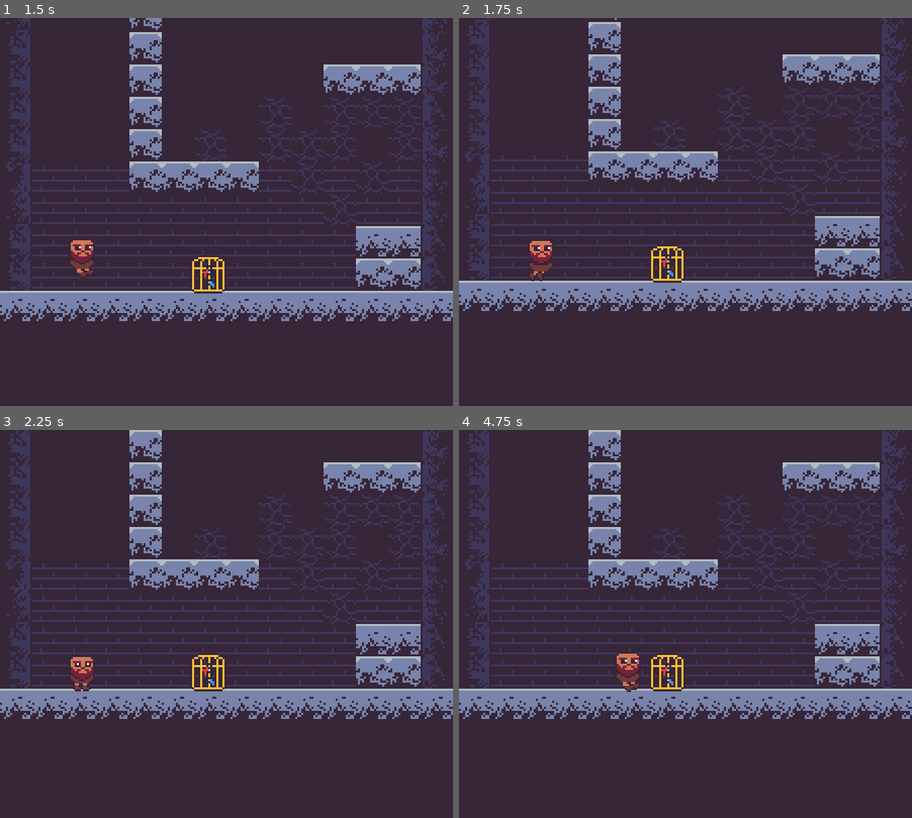
Above: before the commit, frames 1-4 (two rows, left to right).
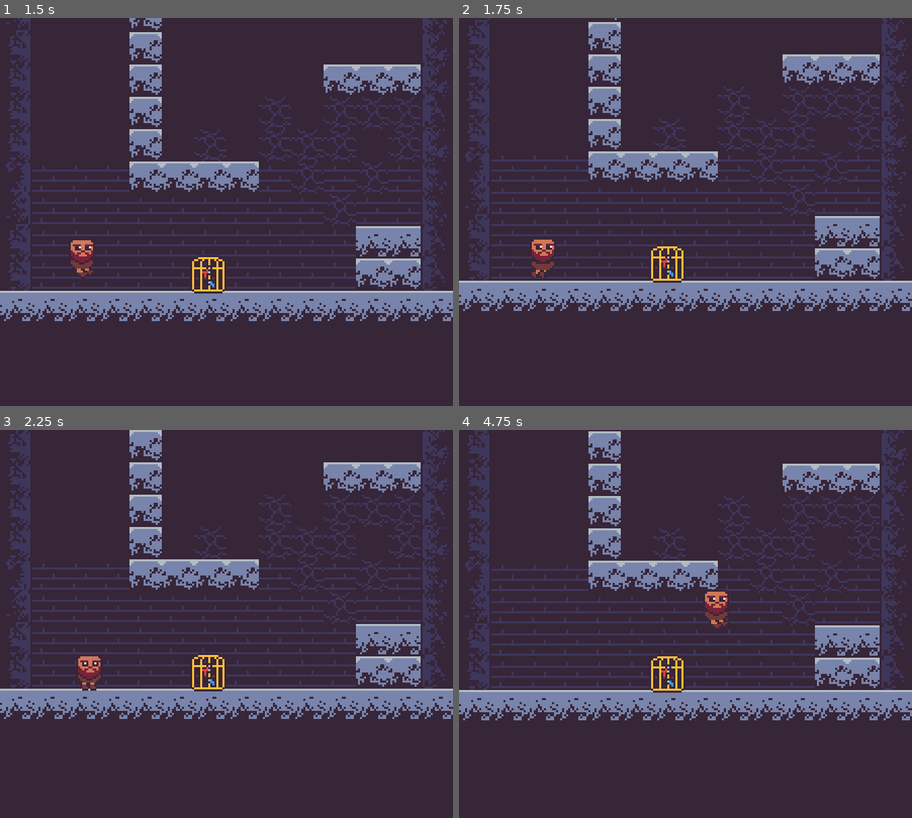
Above: after the commit, the same moments.

Repository: rthurmed/SaveTheCanary
Game: Godot game, scene res://src/Main.tscn
Same seed, same stepped clock (60 frames per second), same inputs: the game is played once before the commit and once after it.
Inputs:
- Up to frame 1 (1.5 s): hold Space (jump) 0.53-1.28 s; tap Space (jump) at 1.35 s
- Up to frame 2 (1.75 s): tap Space (jump) at 1.52 s
- Up to frame 3 (2.25 s): tap Space (jump) at 1.82 s; hold Space (jump) from 2.03 s (still down)
- Up to frame 4 (4.75 s): tap Enter at 2.75 s; release Space (jump) at 2.78 s; tap Space (jump) at 2.85, 3.02, 3.32, 4.35, 4.52 s; hold Space (jump) 3.53-4.28 s

Frame 1 is identical in both runs. In frame 2, 0.3% of the frame differs, in the area x 15-22%, y 57-68%; in frame 3, 0.4%; in frame 4, 13%, in the area x 0-100%, y 0-75%.

Commit message:
Configured autojump

Diff:
--- a/src/player/dwarf/Dwarf.tscn
+++ b/src/player/dwarf/Dwarf.tscn
@@ -292,7 +292,7 @@
 cast_to = Vector2( 0, 3 )
 
 [node name="StateMachine" parent="." instance=ExtResource( 3 )]
-initial_state = NodePath("Idle")
+initial_state = NodePath("Air")
 
 [node name="Idle" type="Node" parent="StateMachine"]
 script = ExtResource( 5 )
@@ -300,7 +300,12 @@
 [node name="Jump" type="Node" parent="StateMachine"]
 script = ExtResource( 6 )
 
+[node name="MinJumpTime" type="Timer" parent="StateMachine/Jump"]
+wait_time = 0.2
+one_shot = true
+
 [node name="MaxHoldTime" type="Timer" parent="StateMachine/Jump"]
+wait_time = 1.6
 one_shot = true
 
 [node name="Air" type="Node" parent="StateMachine"]
@@ -310,5 +315,6 @@
 wait_time = 0.3
 one_shot = true
 
+[connection signal="timeout" from="StateMachine/Jump/MinJumpTime" to="StateMachine/Jump" method="_on_MinJumpTime_timeout"]
 [connection signal="timeout" from="StateMachine/Jump/MaxHoldTime" to="StateMachine/Jump" method="_on_MaxHoldTime_timeout"]
 [connection signal="timeout" from="StateMachine/Air/Delay" to="StateMachine/Air" method="_on_Delay_timeout"]
--- a/src/player/dwarf/state/Air.gd
+++ b/src/player/dwarf/state/Air.gd
@@ -14,7 +14,7 @@
 		player.visual_instance.scale.x = -1 if player.facing.x < 0 else 1
 
 	if player.is_touching_ground() and delay.is_stopped():
-		transition("Idle")
+		transition("Jump")
 
 
 func physics_process(_delta: float): pass
--- a/src/player/dwarf/state/Jump.gd
+++ b/src/player/dwarf/state/Jump.gd
@@ -5,6 +5,7 @@
 
 onready var player: Dwarf = owner
 onready var max_hold_time: Timer = $MaxHoldTime
+onready var min_jump_time: Timer = $MinJumpTime
 
 
 func handle_input(_event: InputEvent): pass
@@ -21,6 +22,7 @@
 func enter():
 	player.animation.play("jump")
 	max_hold_time.start()
+	min_jump_time.start()
 
 
 func exit():
@@ -30,11 +32,19 @@
 	player.apply_central_impulse(direction * power)
 
 	max_hold_time.stop()
+	min_jump_time.stop()
 
 
 func _on_MaxHoldTime_timeout():
+	if not active(): return
 	transition("Air")
 
 
+func _on_MinJumpTime_timeout():
+	if not active(): return
+	if not Input.is_action_pressed("jump"):
+		transition("Air")
+
+
 func percent_timer(timer: Timer):
-	return (timer.wait_time - timer.time_left) * timer.wait_time
+	return (timer.wait_time - timer.time_left) / timer.wait_time
